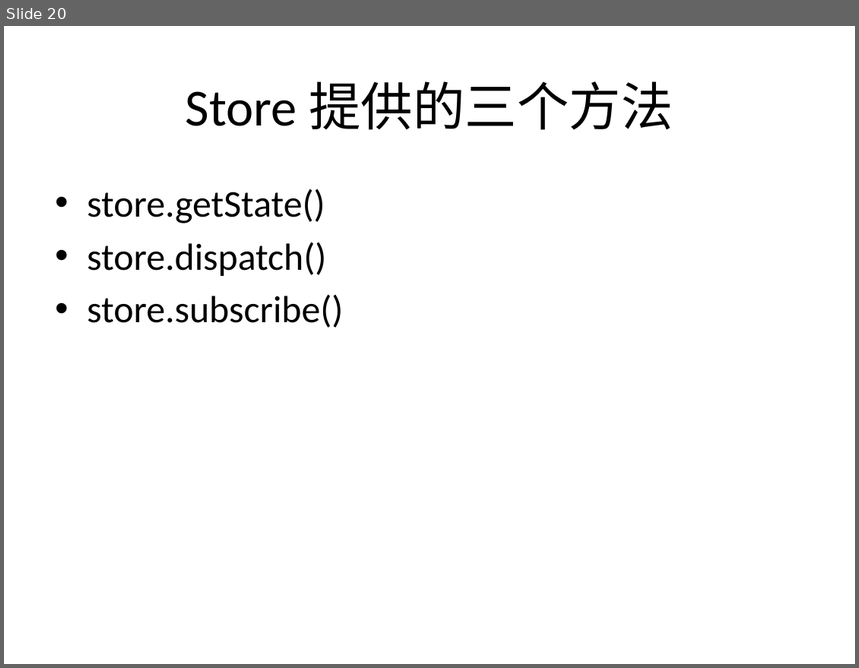
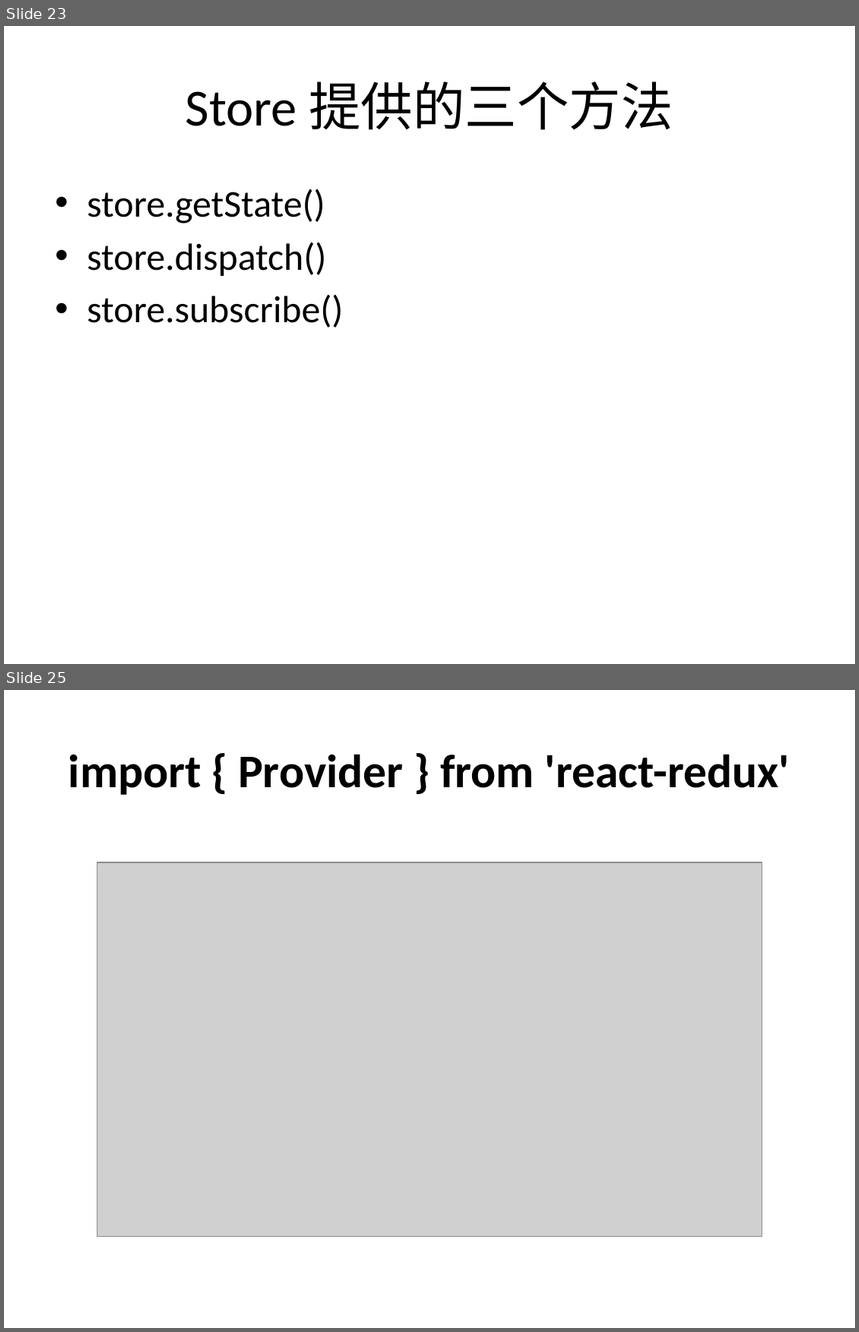
Before and after one commit to zl86790/ReduxSample, a slide deck: Redux.pptx. Shown one above the other, each under a label of ours: slide 20 before the commit, slides 23 and 25 after it; the slides between them are not shown. The pictures are 859x668 and 859x1332 pixels, drawn with LibreOffice and Linux fonts; fonts in the diff are those of the drawing; grey boxes stand for pictures. Boxes give left, top, right and bottom in pixels: in the first picture for what was removed or moved away, otherwise in the second. Text is boxed around its words. In the diff, an @@ line names an element or a change of style, - is before the commit and + after.

```diff
--- a/Redux.pptx
+++ b/Redux.pptx
@@ slide 25 added at [4,690,855,1328], background #FFFFFF @@
@@ title added at [69,754,790,795], 39.6 pt, text #000000, bold @@
+import { Provider } from 'react-redux'
@@ picture added at [97,863,762,1237] @@
@@ what was slide 20 is now slide 23 @@
```
Also in this commit, not shown: 11 other slides added, 3 slides removed.
